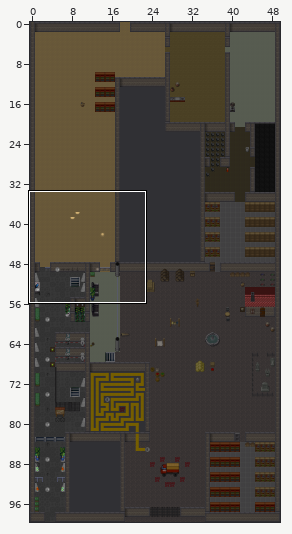
One commit to this Tiled map (JSON): maps/ebk_e0.json. The picture above shows the old version from afar; the outline marks the close-up.
Close-up. Before:
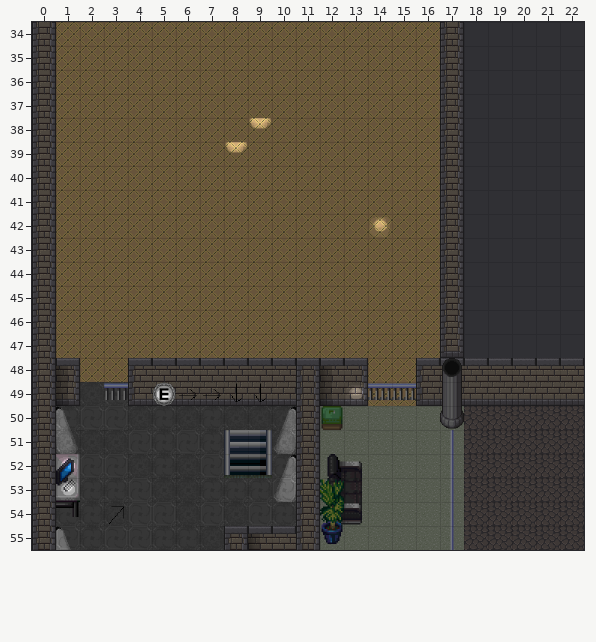
Cells are 32x32 px. Shown: x 0..22, y 34..55. The commit also changed other parts of the map, which this record leaves out.
Once edited:
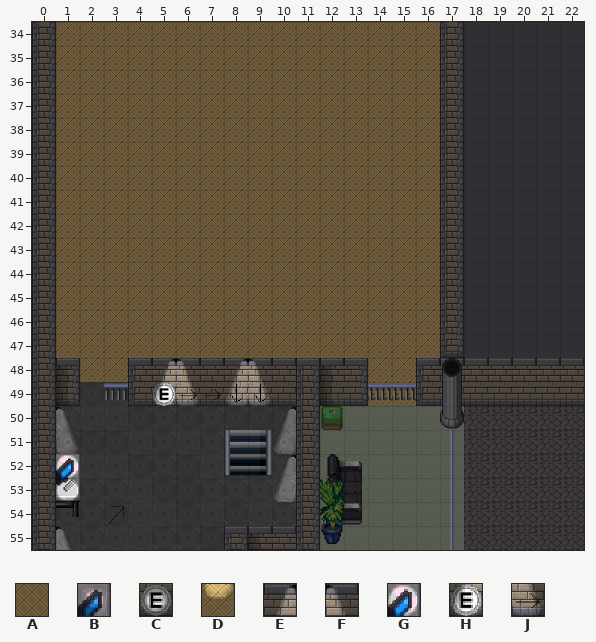
Key: from "nightoverlay": A 0, B 1, C 1 turned 180, D 2, E 3, F 3 flipped left-right, G 9, H 11, J 11 flipped left-right.
_ is an empty cell.
See-through tiles are keyed as they look on the map.
Log entry: tileset nightoverlay
What changed:
Layer "Nightoverlay":
The edit turns tile B into tile A in row 42 at x 14; in row 49 at x 13.
The edit turns tile D into tile A in row 38 at x 9; in row 39 at x 8.
The edit turns tile A into tile E in row 48 at x 5 and 8.
The edit turns tile A into tile F in row 48 at x 6 and 9.
The edit turns tile B into tile G in rows 52 to 53 at x 1.
The edit turns tile A into tile H in row 49 at x 8.
The edit turns tile C into tile H in row 49 at x 5.
The edit turns tile A into tile J in row 49 at x 6 and 9.
